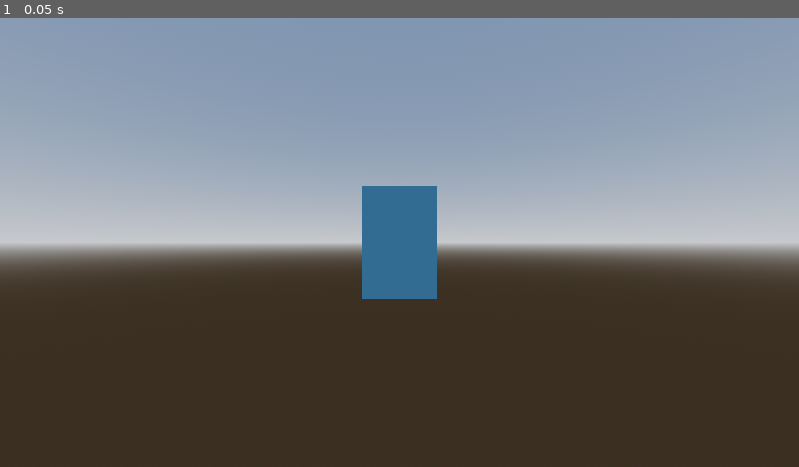
Above: before the commit, frame 1.
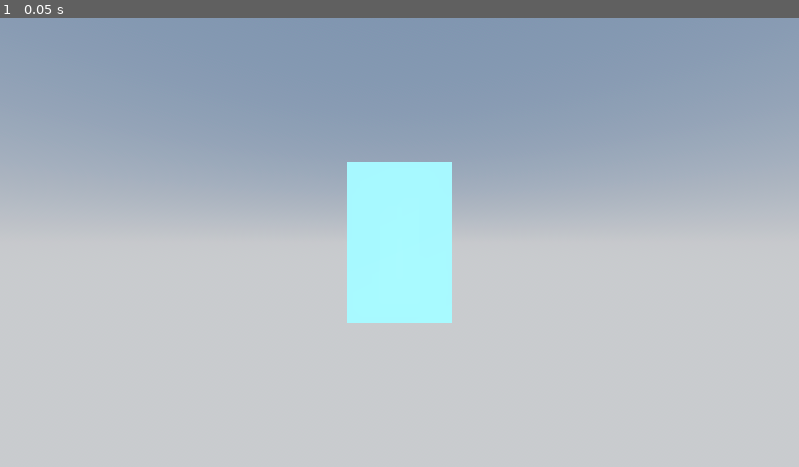
Above: after the commit, the same moment.

Repository: LyciaStenson/CompactCassette
Game: Godot game, scene res://Scenes/Main.tscn
The game is run twice, just before and just after one commit, with the same random seed, the same clock (stepped at 60 frames per second) and the same inputs.
Inputs:
- Up to frame 1 (0.05 s): no input

The runs differ from the first frame. In frame 1, 52% of the frame differs, in the area x 0-100%, y 32-100%.

Commit message:
Improved cassette player spin mechanic

Diff:
--- a/Scenes/Main.tscn
+++ b/Scenes/Main.tscn
@@ -4,7 +4,7 @@
 [ext_resource type="Script" path="res://Scenes/Player.gd" id="2_gfgva"]
 
 [sub_resource type="ProceduralSkyMaterial" id="ProceduralSkyMaterial_jw7xw"]
-ground_horizon_color = Color(0.64625, 0.65575, 0.67075, 1)
+ground_bottom_color = Color(0.657334, 0.667709, 0.683268, 1)
 
 [sub_resource type="Sky" id="Sky_v2885"]
 sky_material = SubResource("ProceduralSkyMaterial_jw7xw")
@@ -20,11 +20,11 @@
 [node name="CassettePlayer" parent="." instance=ExtResource("1_26e47")]
 
 [node name="Camera" type="Camera3D" parent="."]
-transform = Transform3D(1, 0, 0, 0, 1, 0, 0, 0, 1, 0, 0, 35)
+transform = Transform3D(1, 0, 0, 0, 1, 0, 0, 0, 1, 0, 0, 25)
 script = ExtResource("2_gfgva")
 
 [node name="DirectionalLight3D" type="DirectionalLight3D" parent="."]
-transform = Transform3D(-0.866023, -0.433016, 0.250001, 0, 0.499998, 0.866027, -0.500003, 0.749999, -0.43301, 0, 0, 0)
+transform = Transform3D(0.642788, 0.663414, -0.383022, 0, 0.5, 0.866025, 0.766044, -0.55667, 0.321394, 0, 10, 0)
 shadow_enabled = true
 
 [node name="WorldEnvironment" type="WorldEnvironment" parent="."]
--- a/Scripts/CassettePlayer.gd
+++ b/Scripts/CassettePlayer.gd
@@ -1,4 +1,6 @@
 extends Grabbable
+
+var speed : Vector2
 
 func _ready() -> void:
 	pass
@@ -7,7 +9,18 @@
 	#grabbed(Vector2(100.0 * randf_range(0.7, 1.3) * delta, 100.0 * randf_range(0.7, 1.3) * delta));
 	pass
 
+func _physics_process(delta):
+	if abs(speed.x) > 0.05 or abs(speed.y) > 0.05:
+		rotate(Vector3(0.0, 1.0, 0.0), speed.x * delta)
+		rotate(Vector3(1.0, 0.0, 0.0), speed.y * delta)
+		speed.x *= 0.95
+		speed.y *= 0.95
+	else:
+		speed.x = 0.0
+		speed.y = 0.0
+	print(speed)
+
 func grabbed(relative : Vector2):
-	print("relative: " + str(relative.x) + ", " + str(relative.y))
-	rotate(Vector3(0.0, 1.0, 0.0), relative.x * 0.01)
-	rotate(Vector3(1.0, 0.0, 0.0), relative.y * 0.01)
+	speed += relative * 0.01
+	#rotate(Vector3(0.0, 1.0, 0.0), relative.x * 0.01)
+	#rotate(Vector3(1.0, 0.0, 0.0), relative.y * 0.01)
--- a/Scripts/Grabbable.gd
+++ b/Scripts/Grabbable.gd
@@ -1,4 +1,4 @@
-extends Node3D
+extends CharacterBody3D
 class_name Grabbable
 
 func grabbed(relative : Vector2):
